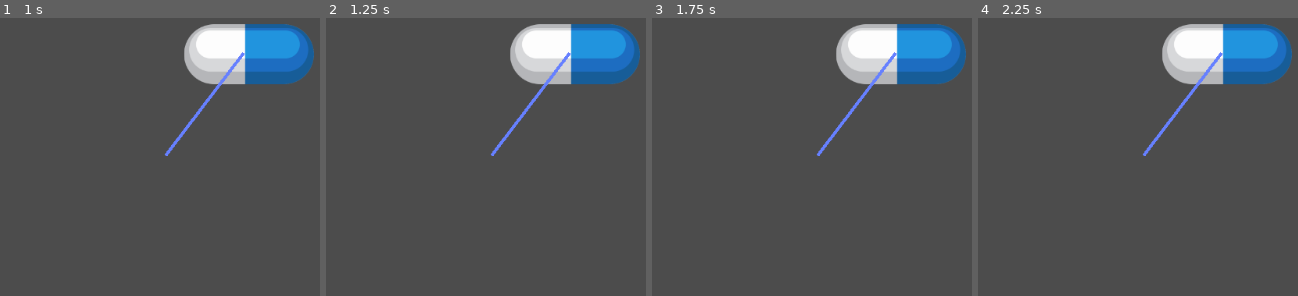
Above: before the commit, frames 1-4 (left to right).
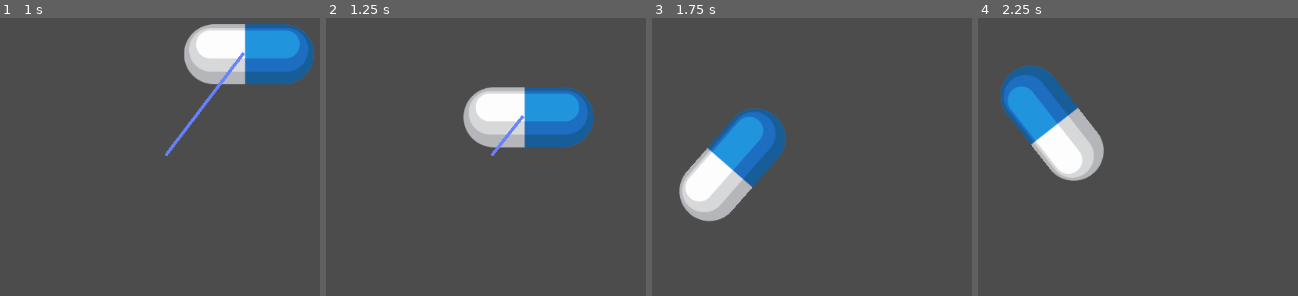
Above: after the commit, the same moments.

Repository: kleimaj/slingshot
Game: Godot game, scene res://Slingshot.tscn
The game is run twice, just before and just after one commit, with the same random seed, the same clock (stepped at 60 frames per second) and the same inputs.
Inputs (mouse positions are in pixels of both pictures, inside the frame that each line leads up to):
- Up to frame 1 (1 s): tap Enter at 0.5 s; drag from (169, 157) to (243, 54) at 0.52 s
- Up to frame 2 (1.25 s): no input
- Up to frame 3 (1.75 s): drag from (655, 179) to (776, 248) at 1.27 s
- Up to frame 4 (2.25 s): move the mouse to (1221, 54) at 2.02 s; click (1221, 54) at 2.17 s

Frame 1 is identical in both runs. In frame 2, 16% of the frame differs, in the area x 42-99%, y 2-49%; in frame 3, 16%, in the area x 8-99%, y 2-74%; in frame 4, 16%.

Commit message:
applies torque, elastic forces to projectile on release

Diff:
--- a/Slingshot.gd
+++ b/Slingshot.gd
@@ -6,12 +6,42 @@
 # Boolean is Projectile on Slingshot (initial value true)
 var on_slingshot = true
 
+const ELASTIC_FORCE = 30
+const TORQUE_FORCE = 25
+
+# Vector2 Impulse Direction stores the direction along which we apply force to the character
+var impulse_direction = Vector2.ZERO
+
 func _process(delta):
 	if on_slingshot:
 		var projectile_relative_position = projectile.position - position
 		# The point of the line with index 0 is fixed in the starting position of Projectile; to update the line we only need to update point 1, setting it to the relative position of the projectile.
 		points[1] = projectile_relative_position
+		# Check if band has been released (check for impulse direction)
+		if (impulse_direction.length() > 0):
+			# if character is still on rubber band, apply force
+			if projectile_relative_position.dot(impulse_direction) <= 0:
+				# Apply Elastic Force
+				projectile.apply_central_impulse(impulse_direction * ELASTIC_FORCE * projectile_relative_position.length() * delta)
+				projectile.apply_torque_impulse(TORQUE_FORCE * delta)
+				# Apply Torque
+			# else, subject it only to the effects of gravity
+			else:
+				reset_slingshot()
+				center_camera()
 
+func reset_slingshot():
+	on_slingshot = false
+	points[1] = Vector2.ZERO
+
+func center_camera():
+	# Center camera onto character
+	camera.drag_margin_bottom = 0.2
+	camera.drag_margin_top = 0.2
+	camera.drag_margin_left = 0.2
+	camera.drag_margin_right = 0.2
 
 func _on_Projectile_released():
-	pass # Replace with function body.
+	# Turns the projectile to rigid from static (activate physics)
+	projectile.mode = RigidBody.MODE_RIGID
+	impulse_direction = (position - projectile.position).normalized()
